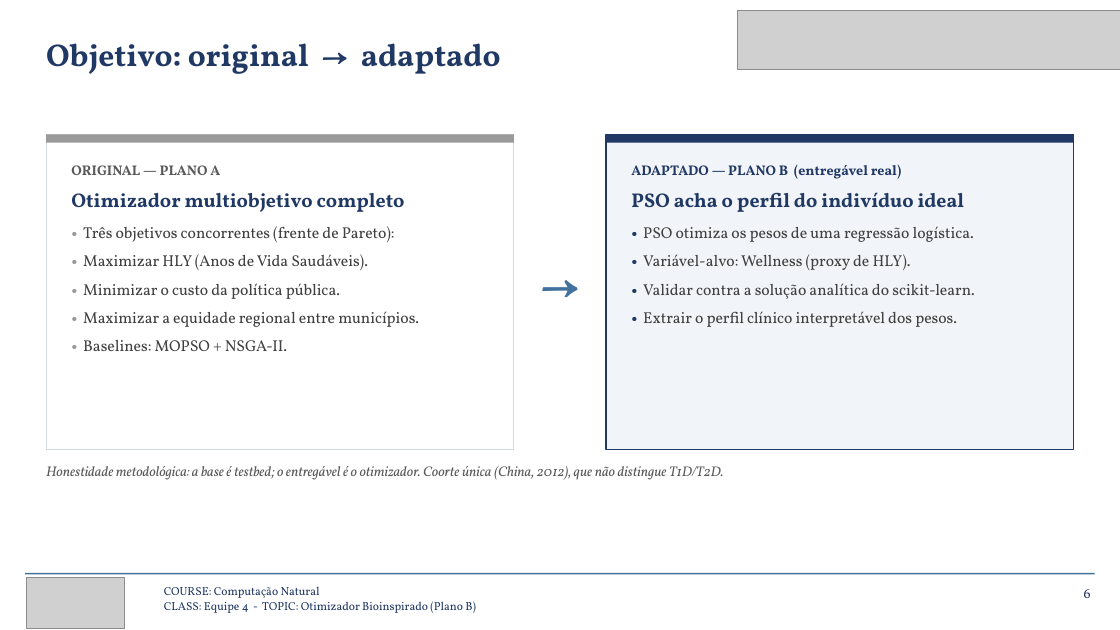
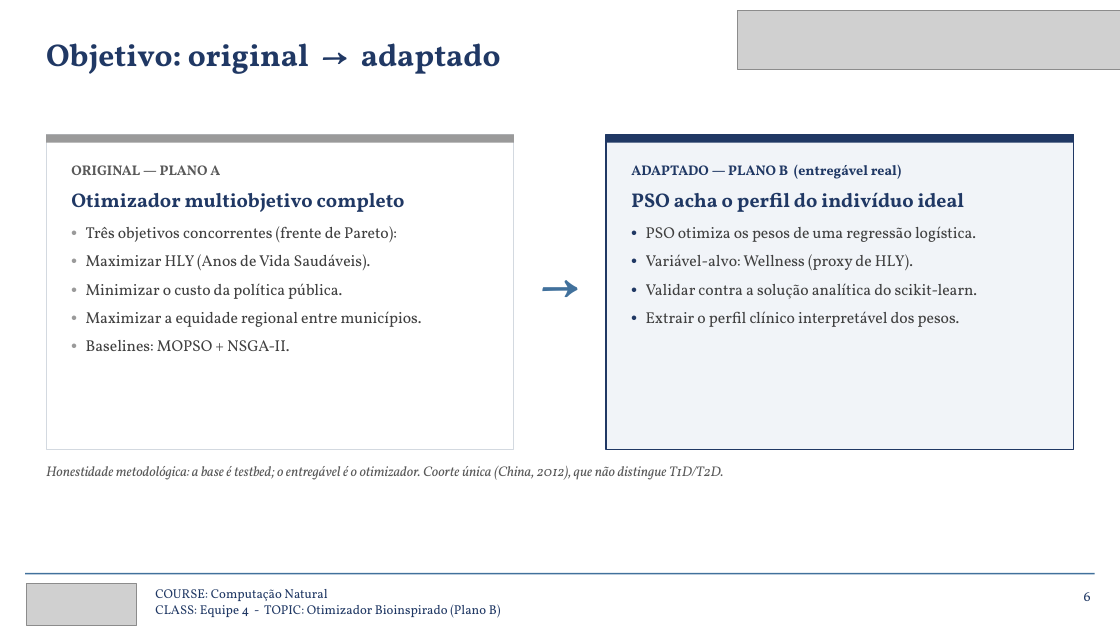
Before and after one commit to joardam/reds-dm1-otimizador-hly, a slide deck: slide 6 of plano_b_pso_diabetes/Apresentacao_Equipe4_PlanoB_CIRG.pptx. Drawn at 1120x630 pixels with LibreOffice and Linux fonts; fonts in the diff are those of the drawing; grey boxes stand for pictures. Boxes give left, top, right and bottom in pixels: in the first picture for what was removed or moved away, otherwise in the second. Text is boxed around its words. In the diff, an @@ line names an element or a change of style, - is before the commit and + after.

```diff
--- a/plano_b_pso_diabetes/Apresentacao_Equipe4_PlanoB_CIRG.pptx
+++ b/plano_b_pso_diabetes/Apresentacao_Equipe4_PlanoB_CIRG.pptx
@@ text at <box>86,226,422,351</box>: font Vollkorn to Arial in "•", "•", "•", "•" and 1 more places @@
@@ text at <box>646,226,978,327</box>: font Vollkorn to Arial in "•", "•", "•", "•" @@
@@ picture: place and size @@
-picture at <box>27,578,125,628</box>
+picture at <box>27,584,136,626</box>
@@ text "COURSE: Computação Natural": place and size @@
-text "COURSE: Computação Natural" at <box>164,587,476,613</box>
+text "COURSE: Computação Natural" at <box>155,589,501,618</box>
@@ text "COURSE: Computação Natural" at <box>155,589,501,618</box>: size 10 to 11 pt @@
```
Also in this commit, not shown: 14 other slides changed, 3 other files.
